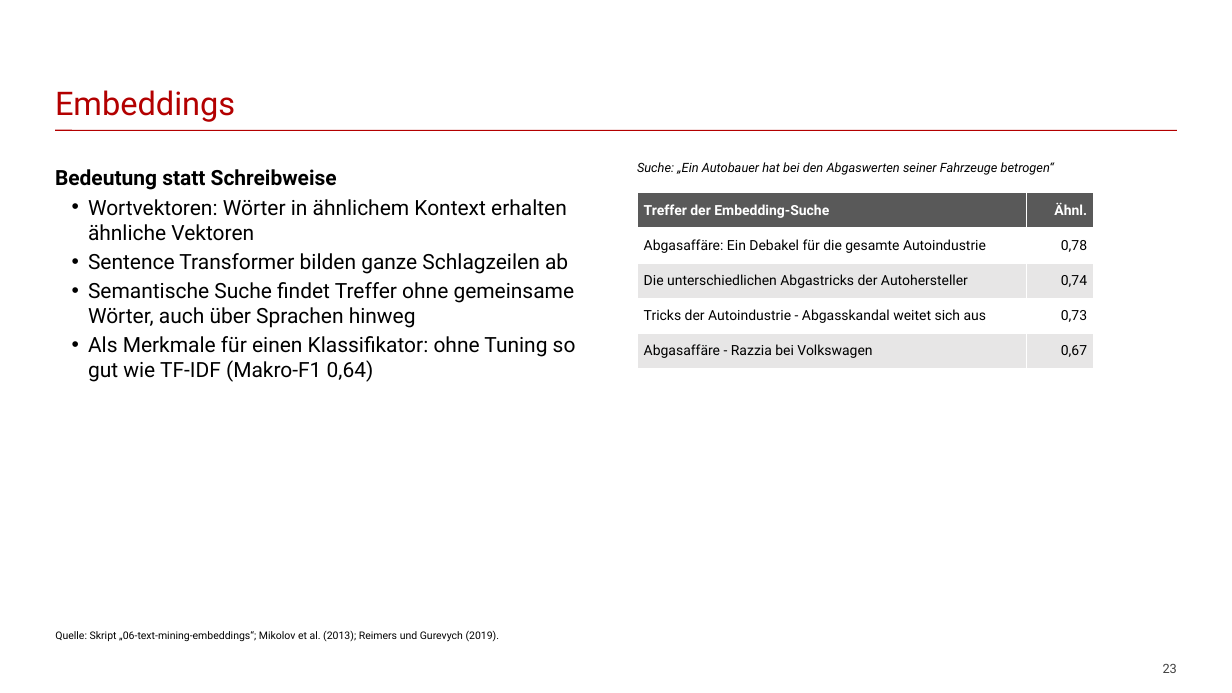
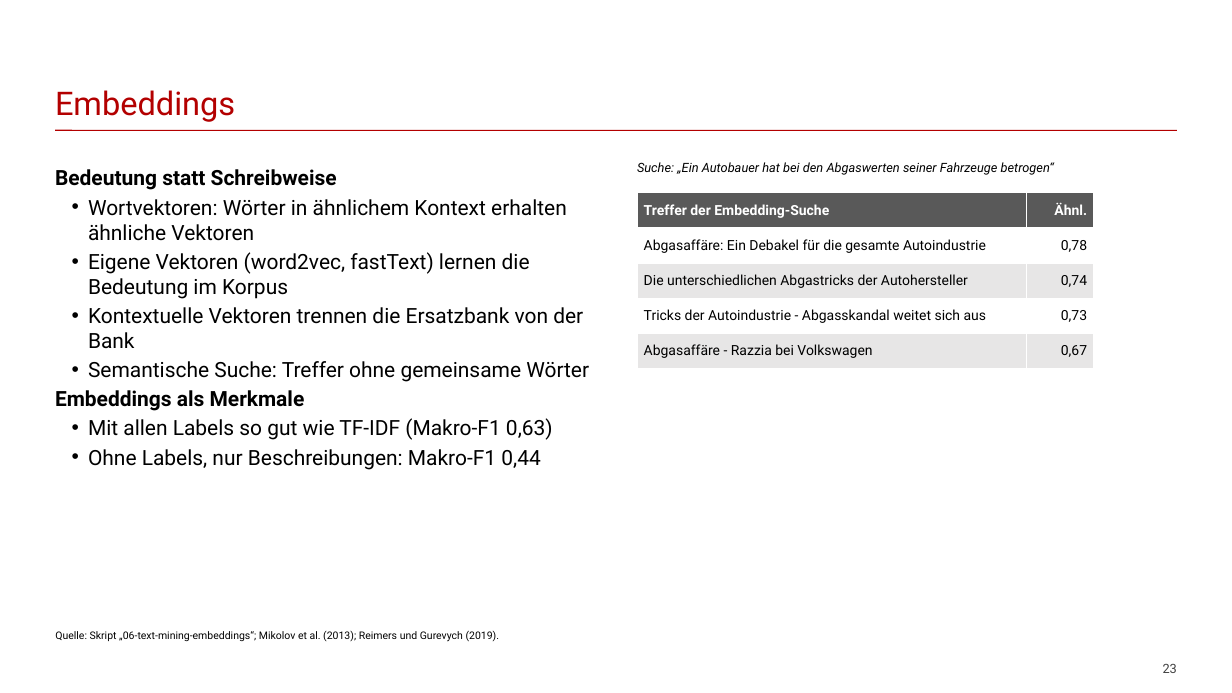
Before and after one commit to franzmohr/intro-text-mining-de, a slide deck: slide 23 of text-mining.odp. Drawn at 1232x693 pixels with LibreOffice and Linux fonts; fonts in the diff are those of the drawing. Boxes give left, top, right and bottom in pixels: in the first picture for what was removed or moved away, otherwise in the second. Text is boxed around its words. In the diff, an @@ line names an element or a change of style, - is before the commit and + after.

```diff
--- a/text-mining.odp
+++ b/text-mining.odp
@@ text at (55,252,589,470): text changed @@
-• Sentence Transformer bilden ganze Schlagzeilen ab
-• Semantische Suche findet Treffer ohne gemeinsame Wörter, auch über Sprachen hinweg
-• Als Merkmale für einen Klassifikator: ohne Tuning so gut wie TF-IDF (Makro-F1 0,64)
+• Eigene Vektoren (word2vec, fastText) lernen die Bedeutung im Korpus
+• Kontextuelle Vektoren trennen die Ersatzbank von der Bank
+• Semantische Suche: Treffer ohne gemeinsame Wörter
+Embeddings als Merkmale
+• Mit allen Labels so gut wie TF-IDF (Makro-F1 0,63)
+• Ohne Labels, nur Beschreibungen: Makro-F1 0,44
```
Also in this commit, not shown: 5 other slides changed, 7 slides added, 9 other files.
